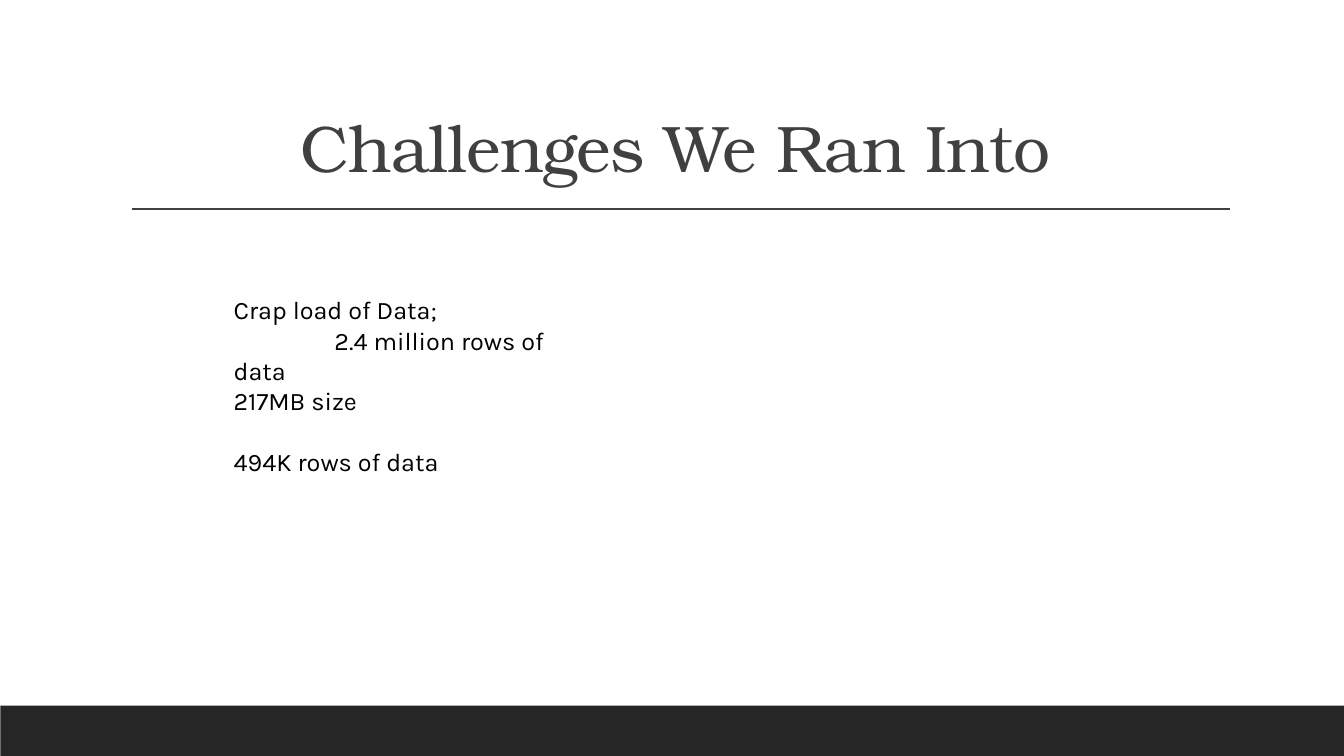
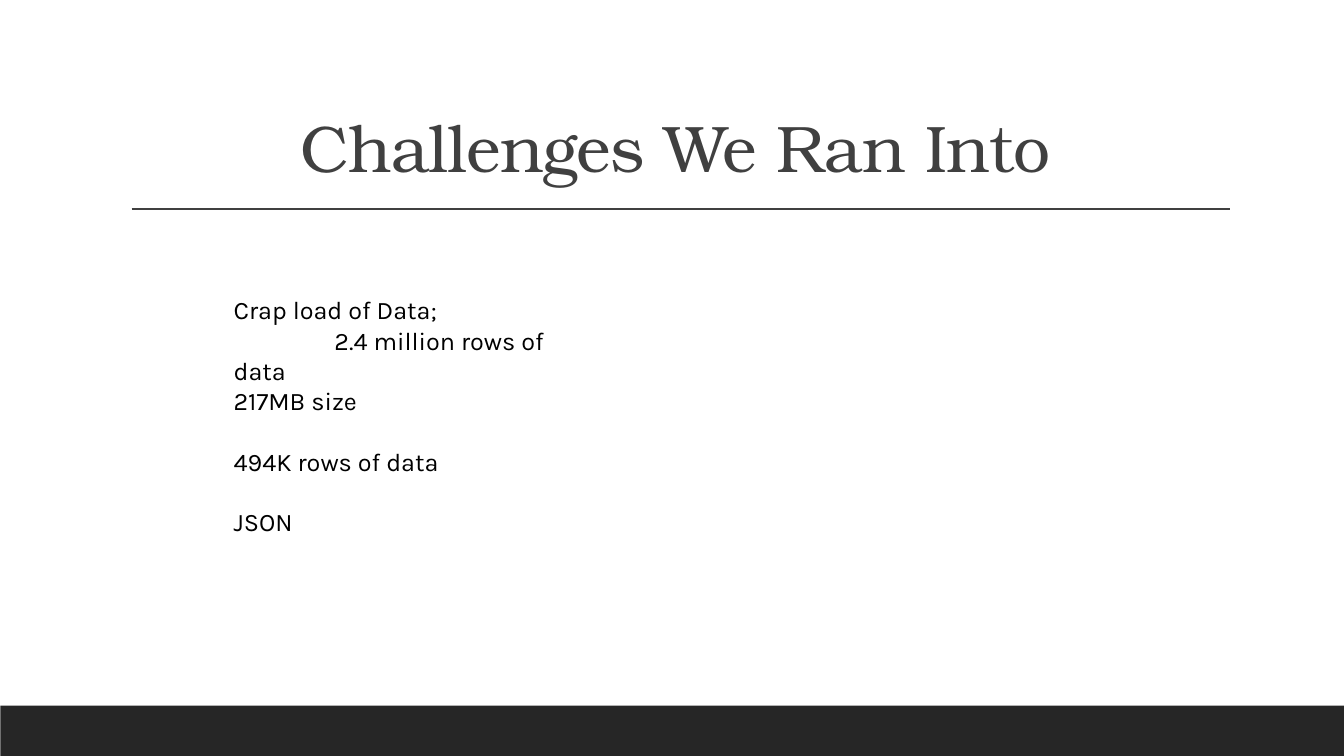
Before and after one commit to jabruhns/group-project-2, a slide deck: slide 10 of Report/Taking Off.pptx (slide 9 before the commit). Drawn at 1344x756 pixels with LibreOffice and Linux fonts; fonts in the diff are those of the drawing. Boxes give left, top, right and bottom in pixels: in the first picture for what was removed or moved away, otherwise in the second. Text is boxed around its words. In the diff, an @@ line names an element or a change of style, - is before the commit and + after.

```diff
--- a/Report/Taking Off.pptx
+++ b/Report/Taking Off.pptx
@@ text at <box>234,515,293,532</box>: paragraph added @@
+JSON
```
Also in this commit, not shown: 3 other slides changed, 2 slides added, 1 other file.
